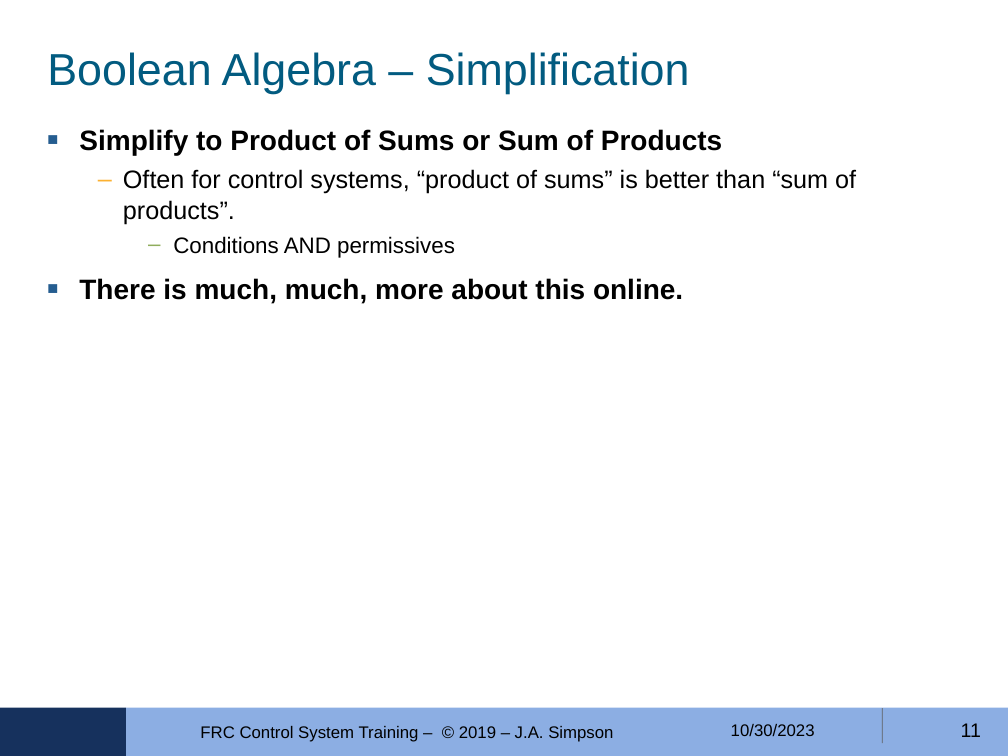
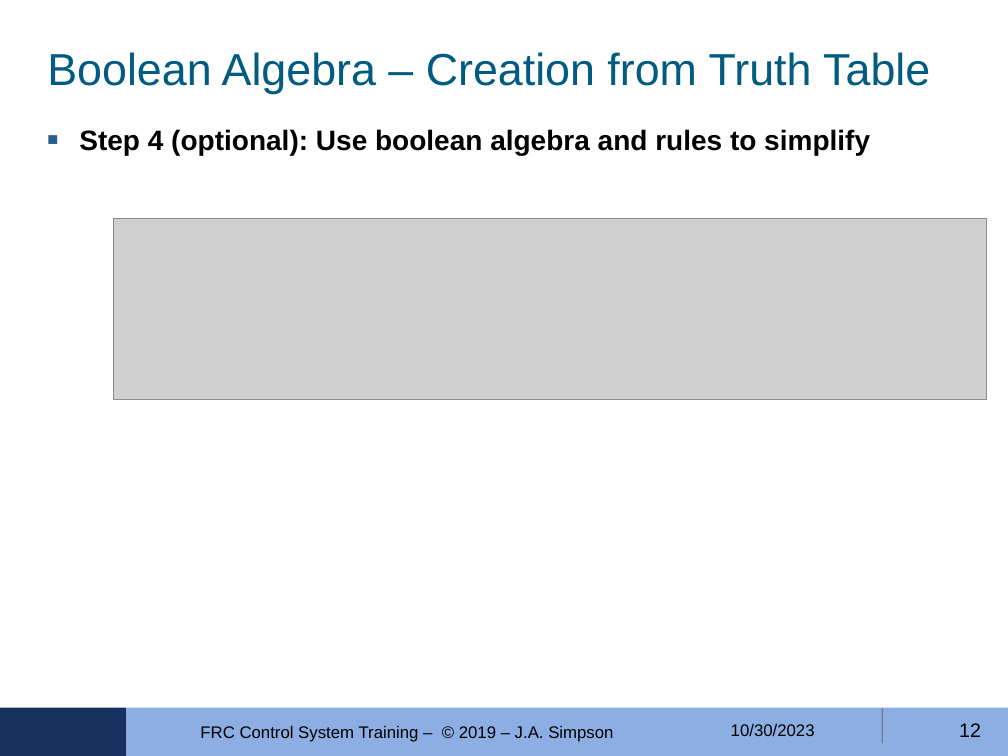
Before and after one commit to FRobotics/2023-RobotCode, a slide deck: slide 12 of Training/ControlLogic-04/FRC-4150-Ctrls-Training-MODULE-04--2023-10-30.odp (slide 11 before the commit). Drawn at 1008x756 pixels with LibreOffice and Linux fonts; fonts in the diff are those of the drawing; grey boxes stand for pictures; background and template pictures are left out. Boxes give left, top, right and bottom in pixels: in the first picture for what was removed or moved away, otherwise in the second. Text is boxed around its words. In the diff, an @@ line names an element or a change of style, - is before the commit and + after.

```diff
--- a/Training/ControlLogic-04/FRC-4150-Ctrls-Training-MODULE-04--2023-10-30.odp
+++ b/Training/ControlLogic-04/FRC-4150-Ctrls-Training-MODULE-04--2023-10-30.odp
@@ title at bbox=[47, 52, 930, 93]: text changed @@
-Boolean Algebra – Simplification
+Boolean Algebra – Creation from Truth Table
@@ text removed at bbox=[79, 129, 856, 304] @@
-■ Simplify to Product of Sums or Sum of Products
-  – Often for control systems, “product of sums” is better than “sum of products”.
-    – Conditions AND permissives
-■ There is much, much, more about this online.
@@ text added at bbox=[79, 129, 870, 155], 20 pt, text #000000, bold @@
+■ Step 4 (optional): Use boolean algebra and rules to simplify
@@ picture added at bbox=[113, 219, 986, 400] @@
@@ page number at bbox=[959, 723, 981, 737]: text changed @@
-11
+12
```
Also in this commit, not shown: 2 slides added, 2 other files.
